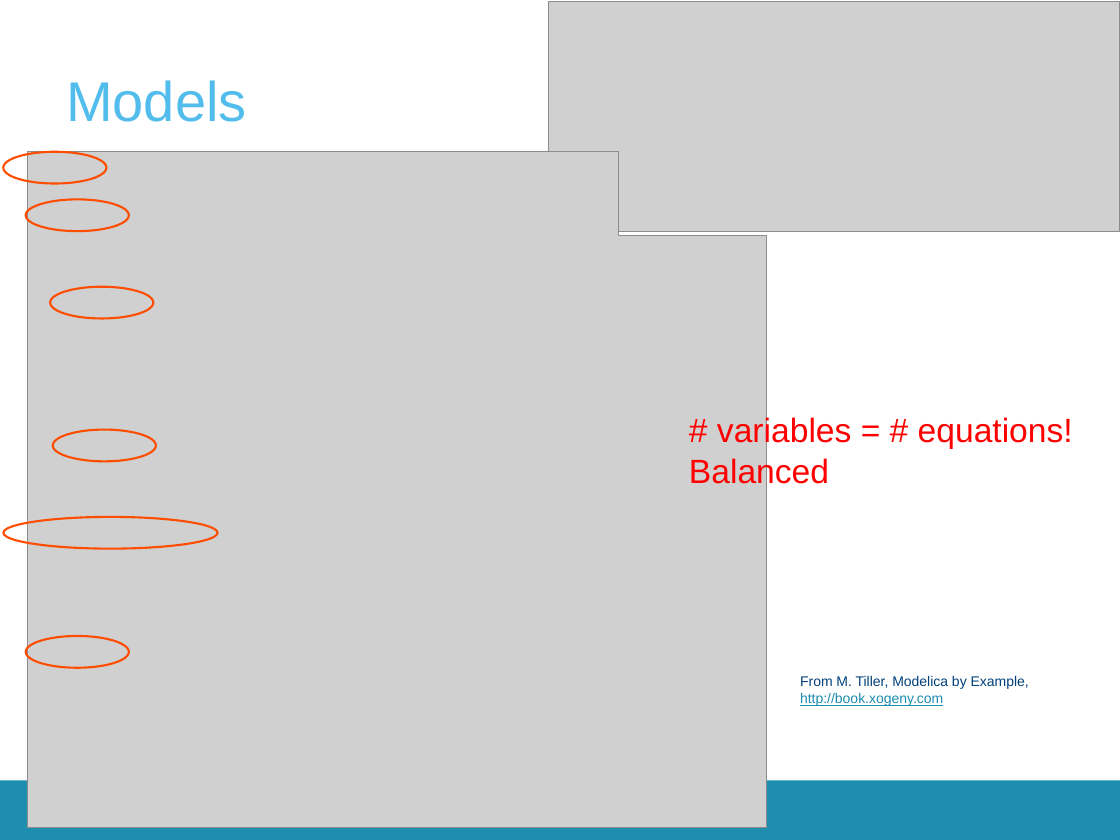
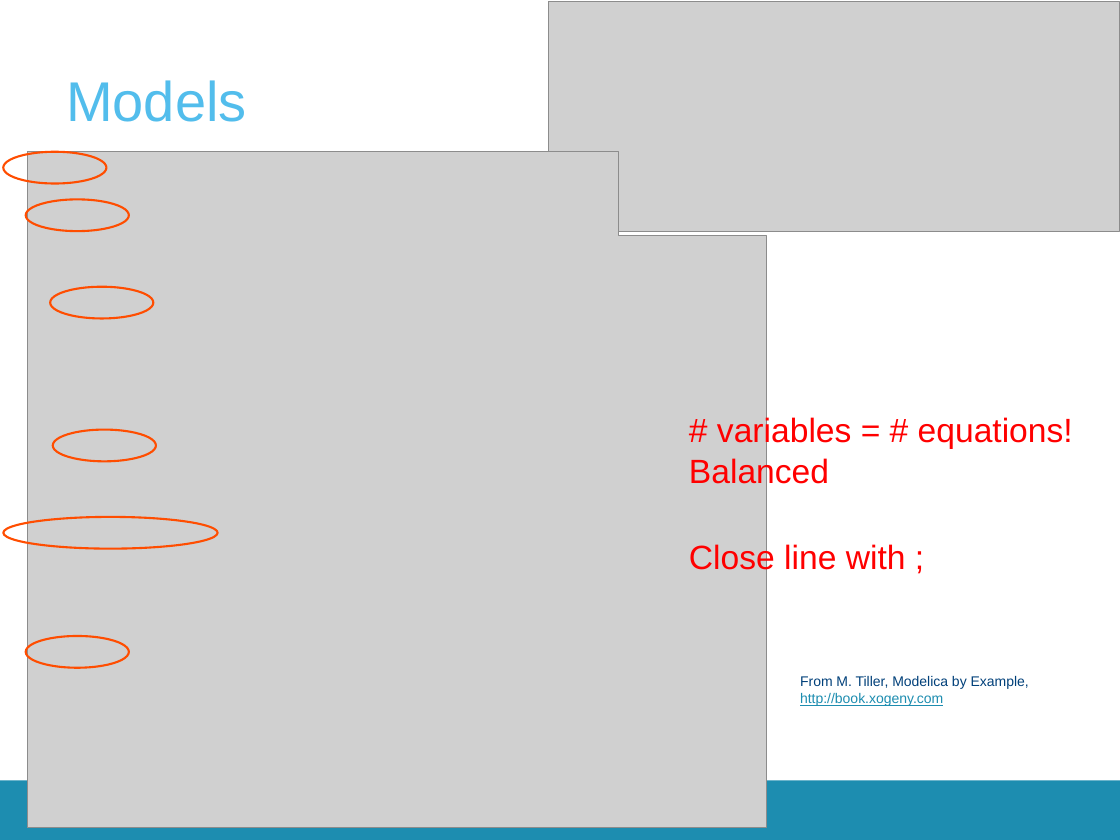
Before and after one commit to open-ideas/__CrashCourse__, a slide deck: slide 14 of 2016-2017/Presentations/CrashCourse_2016.pptx. Drawn at 1120x840 pixels with LibreOffice and Linux fonts; fonts in the diff are those of the drawing; grey boxes stand for pictures; background and template pictures are left out. Boxes give left, top, right and bottom in pixels: in the first picture for what was removed or moved away, otherwise in the second. Text is boxed around its words. In the diff, an @@ line names an element or a change of style, - is before the commit and + after.

```diff
--- a/2016-2017/Presentations/CrashCourse_2016.pptx
+++ b/2016-2017/Presentations/CrashCourse_2016.pptx
@@ text added at (689,542,906,576), 24 pt, text #FF0000 @@
+Close line with ;
```
Also in this commit, not shown: 2 other slides changed.
